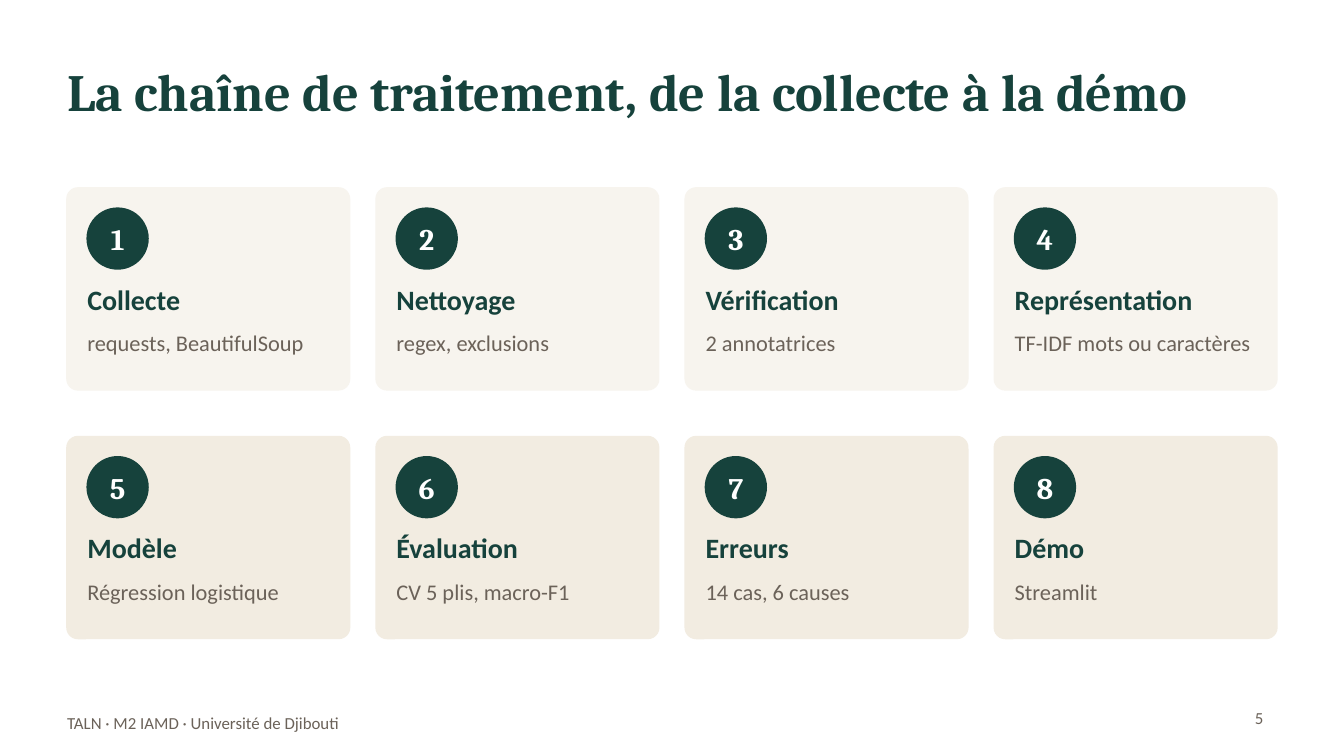
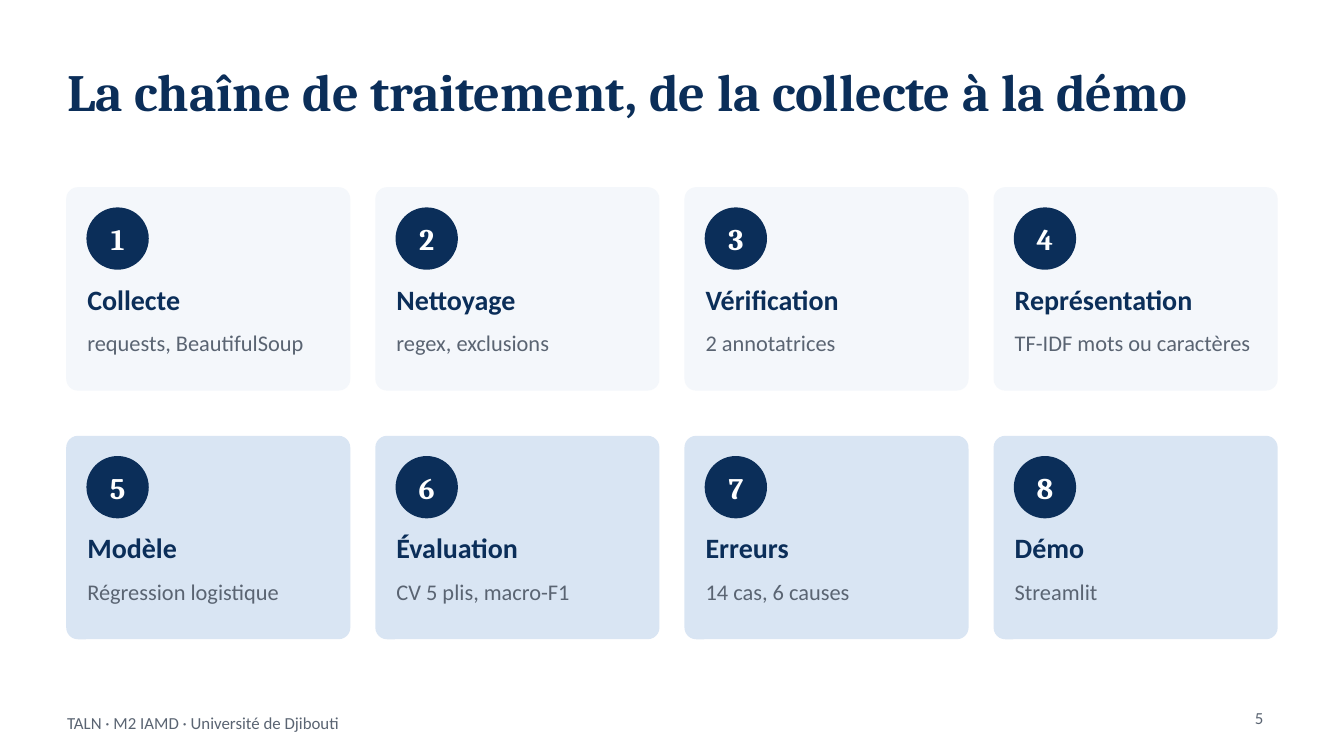
Before and after one commit to fatouu50/taln-classification-djibouti, a slide deck: slide 5 of rapport/Soutenance_TALN_Classification_thematique.pptx. Drawn at 1344x756 pixels with LibreOffice and Linux fonts; fonts in the diff are those of the drawing. Boxes give left, top, right and bottom in pixels: in the first picture for what was removed or moved away, otherwise in the second. Text is boxed around its words. In the diff, an @@ line names an element or a change of style, - is before the commit and + after.

```diff
--- a/rapport/Soutenance_TALN_Classification_thematique.pptx
+++ b/rapport/Soutenance_TALN_Classification_thematique.pptx
@@ fill #F7F4EE to #F4F7FB; outline #F7F4EE 1 pt to #F4F7FB 1 pt in 4 elements at (x1=67, y1=188, x2=349, y2=390), (x1=376, y1=188, x2=659, y2=390), (x1=685, y1=188, x2=968, y2=390), (x1=995, y1=188, x2=1277, y2=390) @@
@@ fill #F2ECE1 to #D9E5F3; outline #F2ECE1 1 pt to #D9E5F3 1 pt in 4 elements at (x1=67, y1=437, x2=349, y2=638), (x1=376, y1=437, x2=659, y2=638), (x1=685, y1=437, x2=968, y2=638), (x1=995, y1=437, x2=1277, y2=638) @@
@@ fill #16423C to #0B2E59; outline #16423C 1 pt to #0B2E59 1 pt in 8 elements at (x1=87, y1=208, x2=148, y2=269), (x1=396, y1=208, x2=457, y2=269), (x1=706, y1=208, x2=766, y2=269), (x1=1015, y1=208, x2=1075, y2=269), (x1=87, y1=457, x2=148, y2=517), (x1=396, y1=457, x2=457, y2=517), (x1=706, y1=457, x2=766, y2=517), (x1=1015, y1=457, x2=1075, y2=517) @@
@@ text colour #16423C to #0B2E59 in 9 elements at (x1=67, y1=73, x2=1187, y2=118), (x1=87, y1=290, x2=180, y2=311), (x1=396, y1=292, x2=515, y2=315), (x1=706, y1=290, x2=839, y2=311), (x1=1015, y1=290, x2=1193, y2=315), (x1=87, y1=538, x2=177, y2=558), (x1=396, y1=535, x2=517, y2=558), (x1=706, y1=540, x2=789, y2=558), (x1=1015, y1=538, x2=1084, y2=558) @@
@@ text colour #6B6259 to #5A6472 in 10 elements at (x1=87, y1=335, x2=303, y2=355), (x1=396, y1=335, x2=549, y2=355), (x1=706, y1=335, x2=835, y2=351), (x1=1015, y1=335, x2=1250, y2=351), (x1=87, y1=584, x2=279, y2=604), (x1=396, y1=584, x2=570, y2=604), (x1=706, y1=585, x2=849, y2=603), (x1=1015, y1=584, x2=1098, y2=600), (x1=67, y1=717, x2=339, y2=732), (x1=1255, y1=713, x2=1264, y2=724) @@
```
Also in this commit, not shown: 9 other slides changed, 2 slides added, 2 other files.
